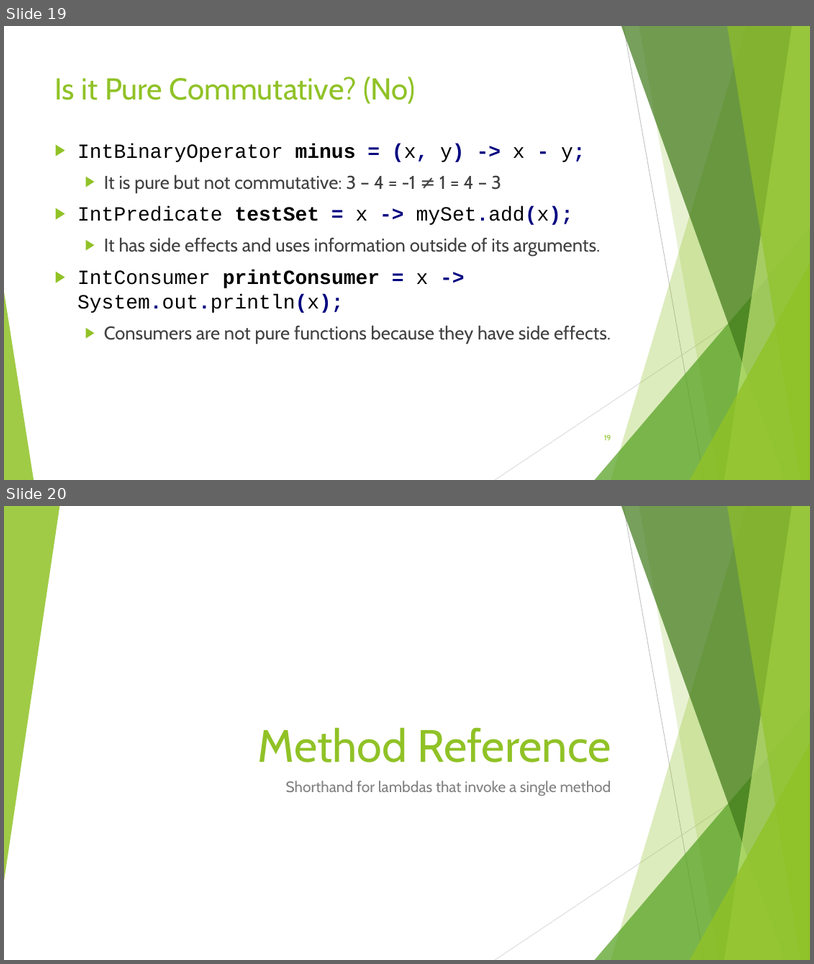
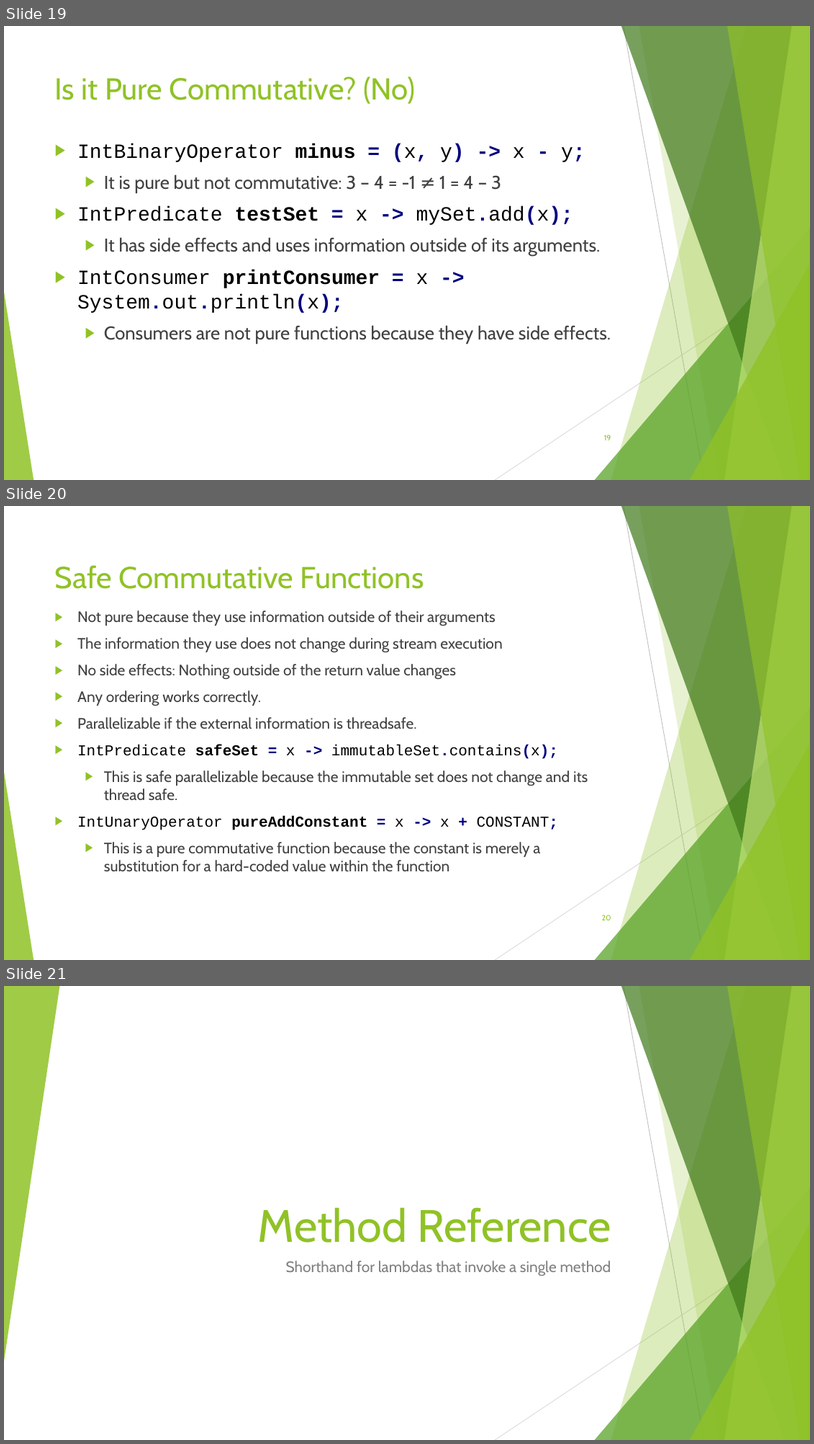
Before and after one commit to RichardRoda/2017-CodePaLOUsa-Lambda, a slide deck: Learning to Love the Lambda in the Stream.pptx. Shown one above the other, each under a label of ours: slides 19 and 20 before the commit, slides 19, 20 and 21 after it. The pictures are 814x964 and 814x1444 pixels, drawn with LibreOffice and Linux fonts; fonts in the diff are those of the drawing. Boxes give left, top, right and bottom in pixels: in the first picture for what was removed or moved away, otherwise in the second. Text is boxed around its words. In the diff, an @@ line names an element or a change of style, - is before the commit and + after.

Commit message:
Mention safe communtative functions

```diff
--- a/Learning to Love the Lambda in the Stream.pptx
+++ b/Learning to Love the Lambda in the Stream.pptx
@@ slide 20 added at <box>4,506,810,960</box>, background #FFFFFF; not listed: 10 template elements that a slide beside it also shows @@
@@ title added at <box>55,565,424,589</box>, 36 pt, text #90C226 @@
+Safe Commutative Functions
@@ text added at <box>77,610,588,871</box>, 18 pt, text #404040 @@
+▶ Not pure because they use information outside of their arguments
+▶ The information they use does not change during stream execution
+▶ No side effects: Nothing outside of the return value changes
+▶ Any ordering works correctly.
+▶ Parallelizable if the external information is threadsafe.
+▶ IntPredicate safeSet = x -> immutableSet.contains(x);
+  ▶ This is safe parallelizable because the immutable set does not change and its thread safe.
+▶ IntUnaryOperator pureAddConstant = x -> x + CONSTANT;
+  ▶ This is a pure commutative function because the constant is merely a substitution for a hard-coded value within the function
@@ page number added at <box>602,914,612,920</box>, 9 pt, text #90C226 @@
+20
@@ what was slide 20 is now slide 21 @@
```
Also in this commit, not shown: 1 slide changed.
